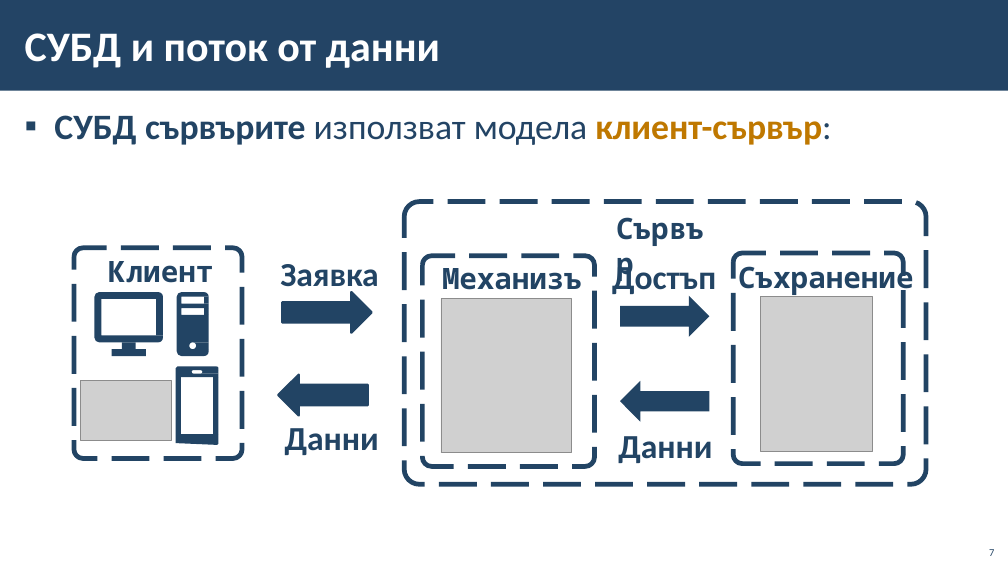
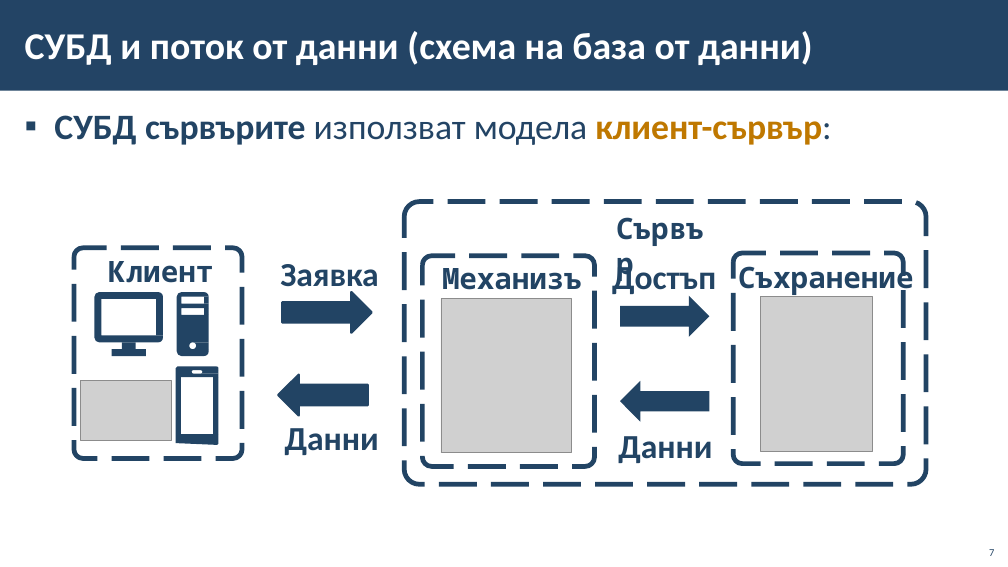
Before and after one commit to BG-IT-Edu/School-Programming, a slide deck: slide 7 of Courses/Software-Sciences/Module-3-Databases-New/02-DBMS/02-DBMS.pptx. Drawn at 1008x567 pixels with LibreOffice and Linux fonts; fonts in the diff are those of the drawing; grey boxes stand for pictures; background and template pictures are left out. Boxes give left, top, right and bottom in pixels: in the first picture for what was removed or moved away, otherwise in the second. Text is boxed around its words. In the diff, an @@ line names an element or a change of style, - is before the commit and + after.

```diff
--- a/Courses/Software-Sciences/Module-3-Databases-New/02-DBMS/02-DBMS.pptx
+++ b/Courses/Software-Sciences/Module-3-Databases-New/02-DBMS/02-DBMS.pptx
@@ title at (25, 31, 813, 65): text changed; size 40 to 36 pt @@
-СУБД и поток от данни
+СУБД и поток от данни (схема на база от данни)
```
Also in this commit, not shown: 1 other slide changed, 5 slides added.
